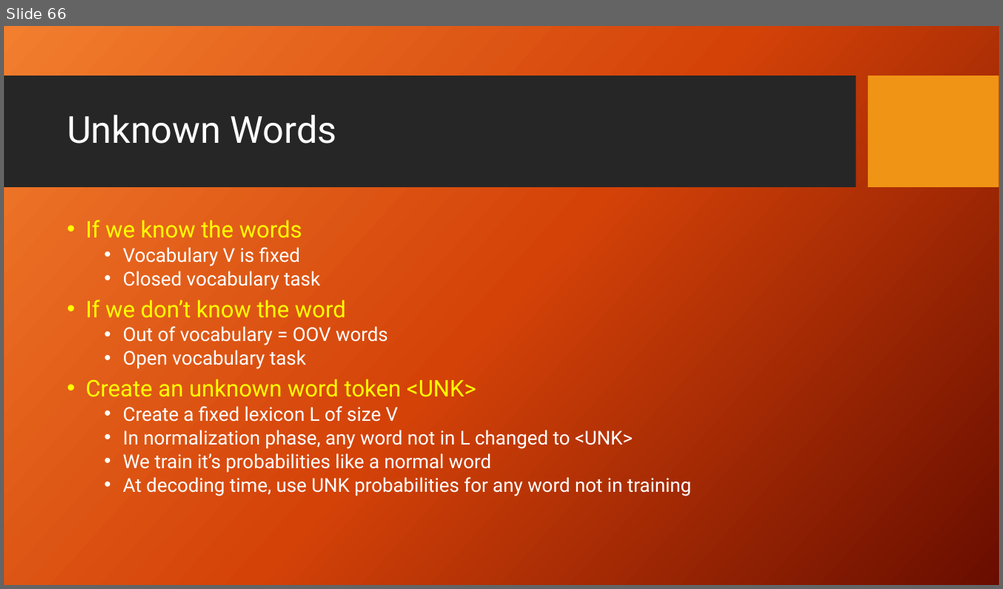
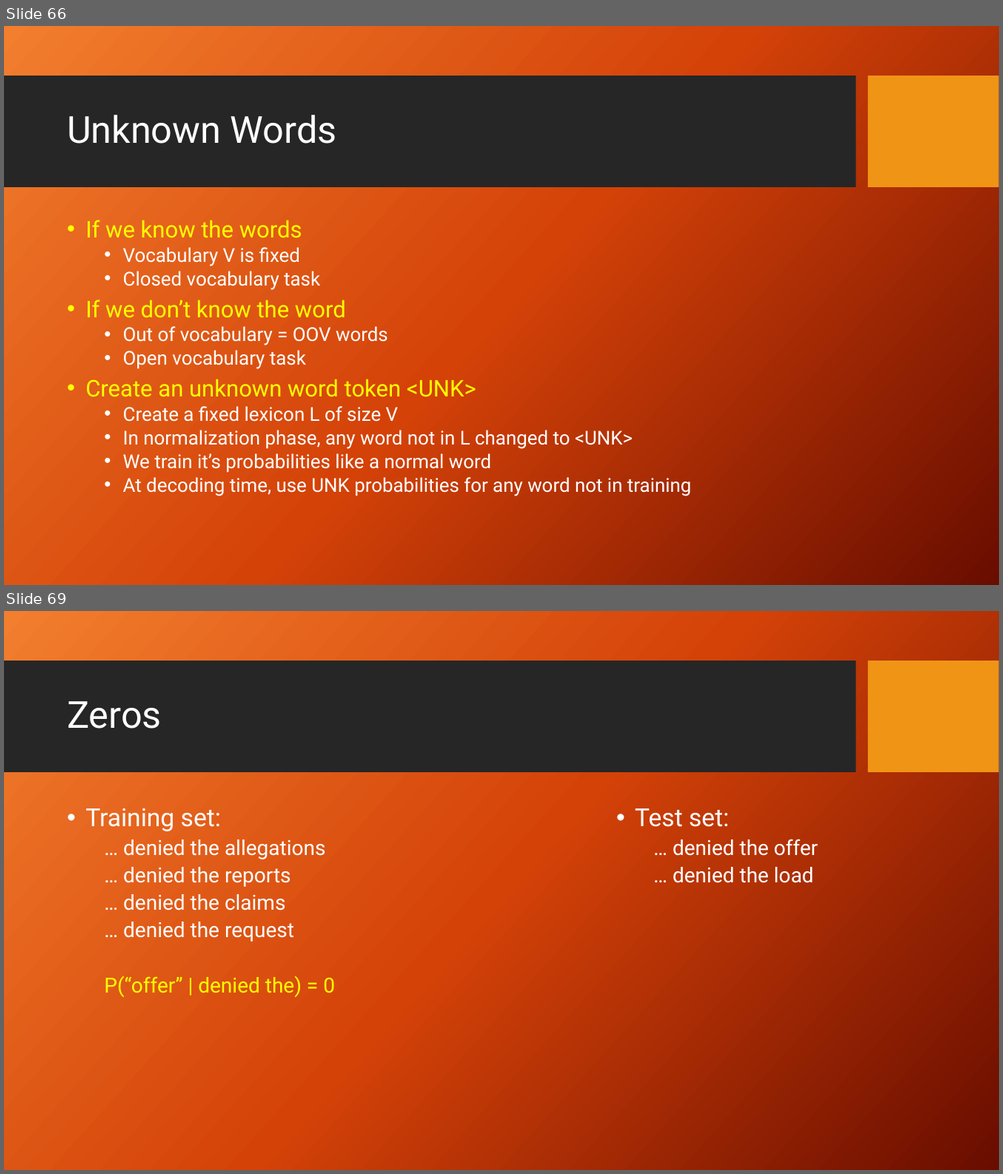
Before and after one commit to FaisalAhmedBijoy/Natural-Language-Processing-with-Python, a slide deck: docs/NLP_bangla_tutorial.pptx. Shown one above the other, each under a label of ours: slide 66 before the commit, slides 66 and 69 after it; the slides between them are not shown. The pictures are 1003x589 and 1003x1174 pixels, drawn with LibreOffice and Linux fonts; fonts in the diff are those of the drawing; background and template pictures are left out. Boxes give left, top, right and bottom in pixels: in the first picture for what was removed or moved away, otherwise in the second. Text is boxed around its words. In the diff, an @@ line names an element or a change of style, - is before the commit and + after.

```diff
--- a/docs/NLP_bangla_tutorial.pptx
+++ b/docs/NLP_bangla_tutorial.pptx
@@ slide 69 added at [4, 611, 999, 1170], background picture (left out); not listed: 2 template elements that a slide beside it also shows @@
@@ title added at [67, 701, 162, 729], 36 pt, text #FFFFFF @@
+Zeros
@@ text added at [85, 809, 335, 997], 20 pt, text #FFFFFF @@
+• Training set:
+  … denied the allegations
+  … denied the reports
+  … denied the claims
+  … denied the request
+  P(“offer” | denied the) = 0
@@ text added at [634, 809, 817, 883], 20 pt, text #FFFFFF @@
+• Test set:
+  … denied the offer
+  … denied the load
```
Also in this commit, not shown: 7 other slides added.
